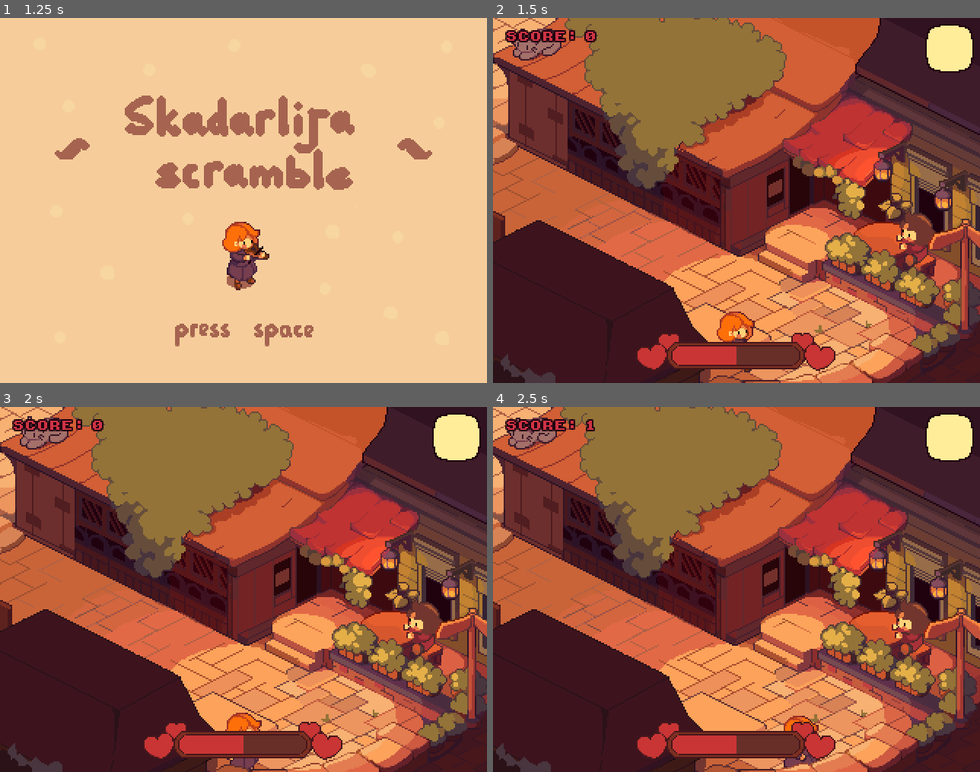
Above: before the commit, frames 1-4 (two rows, left to right).
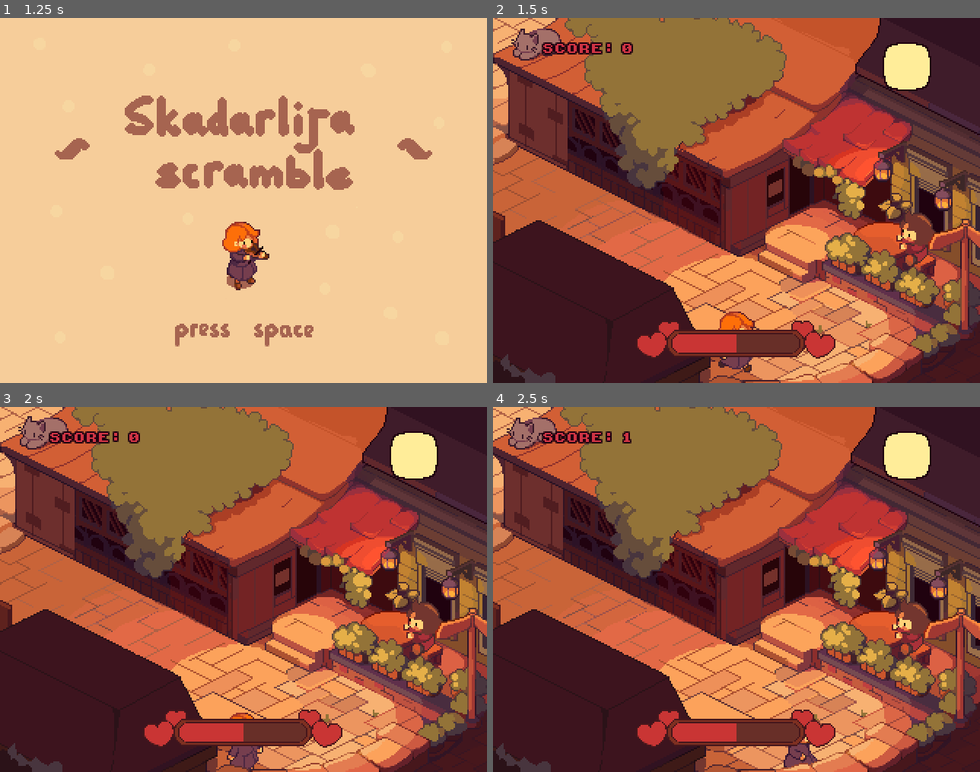
Above: after the commit, the same moments.

Repository: nikolawhallon/SkadarlijaScramble
Game: Godot game, scene res://Scenes/SplashScreen.tscn
Two runs of this game, one before a commit and one after it. Both use one fixed random seed, a clock stepped at 60 frames per second and the inputs below. Sound files missing from this copy of the repository are replaced by a short silence.
Inputs:
- Up to frame 1 (1.25 s): tap Enter (pick_up) at 0.5, 0.6 s; hold Right (move_right) from 0.53 s (still down)
- Up to frame 2 (1.5 s): tap Space (perform) at 1.25, 1.35 s; release Right (move_right) at 1.28 s; hold Down (move_down) from 1.28 s (still down)
- Up to frame 3 (2 s): keep holding Down (move_down); tap Enter (pick_up) at 1.55 s
- Up to frame 4 (2.5 s): release Down (move_down) at 2.03 s; hold Right (move_right) from 2.03 s (still down); tap Enter (pick_up) at 2.1 s

Frame 1 is identical in both runs. In frame 2, 6.6% of the frame differs, in the area x 2-99%, y 2-97%; in frame 3, 6.6%; in frame 4, 6.6%.

Commit message:
changes to work on my raspberry pi

Diff:
--- a/Scenes/DesireBubble.gd
+++ b/Scenes/DesireBubble.gd
@@ -24,9 +24,9 @@
 # note: hacks all the way down
 func action_icon_on(kind):
 	if kind == "coffee":
-		texture = load("res://Assets/UI/serve_coffee.png")
+		texture = load("res://Assets/UI/serve_coffee_gamepad.png")
 	if kind == "food":
-		texture = load("res://Assets/UI/serve_food.png")
+		texture = load("res://Assets/UI/serve_food_gamepad.png")
 
 func action_icon_off():
 	texture = default_texture
--- a/Scenes/Game.tscn
+++ b/Scenes/Game.tscn
@@ -746,7 +746,6 @@
 grow_vertical = 2
 
 [node name="GameOverContainer" type="MarginContainer" parent="CanvasLayer/Control"]
-visible = false
 layout_mode = 1
 anchors_preset = 8
 anchor_left = 0.5
@@ -761,14 +760,15 @@
 grow_vertical = 2
 
 [node name="Label" type="Label" parent="CanvasLayer/Control/GameOverContainer"]
+visible = false
 layout_mode = 2
 theme_override_colors/font_color = Color(0.807843, 0.2, 0.266667, 1)
 theme_override_colors/font_outline_color = Color(0.12549, 0.00784314, 0.0588235, 1)
 theme_override_constants/outline_size = 4
 theme_override_fonts/font = ExtResource("41_e0fxq")
 theme_override_font_sizes/font_size = 8
-text = "       GAME OVER!
-PRESS SPACE TO TRY AGAIN"
+text = "      GAME OVER!
+PRESS A/B TO TRY AGAIN"
 
 [node name="MarginContainer" type="MarginContainer" parent="CanvasLayer/Control"]
 layout_mode = 1
@@ -779,10 +779,10 @@
 offset_top = -32.0
 grow_horizontal = 2
 grow_vertical = 0
-theme_override_constants/margin_left = 8
-theme_override_constants/margin_top = 8
-theme_override_constants/margin_right = 8
-theme_override_constants/margin_bottom = 8
+theme_override_constants/margin_left = 16
+theme_override_constants/margin_top = 16
+theme_override_constants/margin_right = 16
+theme_override_constants/margin_bottom = 16
 
 [node name="HBoxContainer" type="HBoxContainer" parent="CanvasLayer/Control/MarginContainer"]
 layout_mode = 2
@@ -799,10 +799,10 @@
 anchors_preset = 10
 anchor_right = 1.0
 grow_horizontal = 2
-theme_override_constants/margin_left = 8
-theme_override_constants/margin_top = 8
-theme_override_constants/margin_right = 8
-theme_override_constants/margin_bottom = 8
+theme_override_constants/margin_left = 32
+theme_override_constants/margin_top = 16
+theme_override_constants/margin_right = 16
+theme_override_constants/margin_bottom = 16
 
 [node name="HBoxContainer" type="HBoxContainer" parent="CanvasLayer/Control/MarginContainerTop"]
 layout_mode = 2
@@ -835,10 +835,10 @@
 offset_right = 12.0
 offset_bottom = 16.0
 grow_horizontal = 2
-theme_override_constants/margin_left = 4
-theme_override_constants/margin_top = 4
-theme_override_constants/margin_right = 4
-theme_override_constants/margin_bottom = 4
+theme_override_constants/margin_left = 16
+theme_override_constants/margin_top = 16
+theme_override_constants/margin_right = 16
+theme_override_constants/margin_bottom = 16
 
 [node name="CountDown" type="Label" parent="CanvasLayer/Control/MarginContainerCountDown"]
 visible = false
@@ -859,10 +859,10 @@
 offset_left = -40.0
 offset_bottom = 40.0
 grow_horizontal = 0
-theme_override_constants/margin_left = 4
-theme_override_constants/margin_top = 4
-theme_override_constants/margin_right = 4
-theme_override_constants/margin_bottom = 4
+theme_override_constants/margin_left = 16
+theme_override_constants/margin_top = 16
+theme_override_constants/margin_right = 32
+theme_override_constants/margin_bottom = 16
 
 [node name="TextureRect" type="TextureRect" parent="CanvasLayer/Control/MarginContainerItem"]
 layout_mode = 2
--- a/Scenes/PickUpBubble.gd
+++ b/Scenes/PickUpBubble.gd
@@ -5,13 +5,13 @@
 
 func _ready():
 	if kind == "tamburica":
-		texture = load("res://Assets/UI/pick_up_tamburica.png")
+		texture = load("res://Assets/UI/pick_up_tamburica_gamepad.png")
 	elif kind == "violin":
-		texture = load("res://Assets/UI/pick_up_violin.png")
+		texture = load("res://Assets/UI/pick_up_violin_gamepad.png")
 	elif kind == "coffee":
-		texture = load("res://Assets/UI/pick_up_coffee.png")
+		texture = load("res://Assets/UI/pick_up_coffee_gamepad.png")
 	elif kind == "food":
-		texture = load("res://Assets/UI/pick_up_food.png")
+		texture = load("res://Assets/UI/pick_up_food_gamepad.png")
 	visible = false
 
 func _process(_delta):
--- a/Scenes/SplashScreen.gd
+++ b/Scenes/SplashScreen.gd
@@ -4,8 +4,8 @@
 
 # uncomment to special full-screen browser builds
 # I do this in order to get these Godot 4 games working on Raspberry Pi
-#func _input(event):
-#	DisplayServer.window_set_mode(DisplayServer.WINDOW_MODE_FULLSCREEN)
+func _input(event):
+	DisplayServer.window_set_mode(DisplayServer.WINDOW_MODE_FULLSCREEN)
 
 func _process(_delta):
 	if Input.is_action_just_pressed("start"):
--- a/project.godot
+++ b/project.godot
@@ -28,36 +28,42 @@
 "deadzone": 0.5,
 "events": [Object(InputEventKey,"resource_local_to_scene":false,"resource_name":"","device":-1,"window_id":0,"alt_press …(182 unchanged characters)…
 , Object(InputEventJoypadMotion,"resource_local_to_scene":false,"resource_name":"","device":-1,"axis":0,"axis_value":1.0,"script":null)
+, Object(InputEventKey,"resource_local_to_scene":false,"resource_name":"","device":-1,"window_id":0,"alt_pressed":false,"shift_pressed":false,"ctrl_pressed":false,"meta_pressed":false,"pressed":false,"keycode":0,"physical_keycode":70,"key_label":0,"unicode":102,"echo":false,"script":null)
 ]
 }
 move_left={
 "deadzone": 0.5,
 "events": [Object(InputEventKey,"resource_local_to_scene":false,"resource_name":"","device":-1,"window_id":0,"alt_press …(182 unchanged characters)…
 , Object(InputEventJoypadMotion,"resource_local_to_scene":false,"resource_name":"","device":-1,"axis":0,"axis_value":-1.0,"script":null)
+, Object(InputEventKey,"resource_local_to_scene":false,"resource_name":"","device":-1,"window_id":0,"alt_pressed":false,"shift_pressed":false,"ctrl_pressed":false,"meta_pressed":false,"pressed":false,"keycode":0,"physical_keycode":69,"key_label":0,"unicode":101,"echo":false,"script":null)
 ]
 }
 move_up={
 "deadzone": 0.5,
 "events": [Object(InputEventKey,"resource_local_to_scene":false,"resource_name":"","device":-1,"window_id":0,"alt_press …(182 unchanged characters)…
 , Object(InputEventJoypadMotion,"resource_local_to_scene":false,"resource_name":"","device":-1,"axis":1,"axis_value":-1.0,"script":null)
+, Object(InputEventKey,"resource_local_to_scene":false,"resource_name":"","device":-1,"window_id":0,"alt_pressed":false,"shift_pressed":false,"ctrl_pressed":false,"meta_pressed":false,"pressed":false,"keycode":0,"physical_keycode":67,"key_label":0,"unicode":99,"echo":false,"script":null)
 ]
 }
 move_down={
 "deadzone": 0.5,
 "events": [Object(InputEventKey,"resource_local_to_scene":false,"resource_name":"","device":-1,"window_id":0,"alt_press …(182 unchanged characters)…
 , Object(InputEventJoypadMotion,"resource_local_to_scene":false,"resource_name":"","device":-1,"axis":1,"axis_value":1.0,"script":null)
+, Object(InputEventKey,"resource_local_to_scene":false,"resource_name":"","device":-1,"window_id":0,"alt_pressed":false,"shift_pressed":false,"ctrl_pressed":false,"meta_pressed":false,"pressed":false,"keycode":0,"physical_keycode":68,"key_label":0,"unicode":100,"echo":false,"script":null)
 ]
 }
 perform={
 "deadzone": 0.5,
 "events": [Object(InputEventKey,"resource_local_to_scene":false,"resource_name":"","device":-1,"window_id":0,"alt_pressed":false,"shift_pressed":false,"ctrl_pressed":false,"meta_pressed":false,"pressed":false,"keycode":0,"physical_keycode":32,"key_label":0,"unicode":32,"echo":false,"script":null)
 , Object(InputEventJoypadButton,"resource_local_to_scene":false,"resource_name":"","device":-1,"button_index":0,"pressure":0.0,"pressed":true,"script":null)
+, Object(InputEventKey,"resource_local_to_scene":false,"resource_name":"","device":-1,"window_id":0,"alt_pressed":false,"shift_pressed":false,"ctrl_pressed":false,"meta_pressed":false,"pressed":false,"keycode":0,"physical_keycode":74,"key_label":0,"unicode":106,"echo":false,"script":null)
 ]
 }
 pick_up={
 "deadzone": 0.5,
 "events": [Object(InputEventKey,"resource_local_to_scene":false,"resource_name":"","device":-1,"window_id":0,"alt_press …(182 unchanged characters)…
 , Object(InputEventJoypadButton,"resource_local_to_scene":false,"resource_name":"","device":-1,"button_index":1,"pressure":0.0,"pressed":true,"script":null)
+, Object(InputEventKey,"resource_local_to_scene":false,"resource_name":"","device":-1,"window_id":0,"alt_pressed":false,"shift_pressed":false,"ctrl_pressed":false,"meta_pressed":false,"pressed":false,"keycode":0,"physical_keycode":71,"key_label":0,"unicode":103,"echo":false,"script":null)
 ]
 }
 restart={
@@ -65,6 +71,8 @@
 "events": [Object(InputEventKey,"resource_local_to_scene":false,"resource_name":"","device":-1,"window_id":0,"alt_pressed":false,"shift_pressed":false,"ctrl_pressed":false,"meta_pressed":false,"pressed":false,"keycode":0,"physical_keycode":32,"key_label":0,"unicode":32,"echo":false,"script":null)
 , Object(InputEventJoypadButton,"resource_local_to_scene":false,"resource_name":"","device":-1,"button_index":1,"pressure":0.0,"pressed":true,"script":null)
 , Object(InputEventJoypadButton,"resource_local_to_scene":false,"resource_name":"","device":-1,"button_index":0,"pressure":0.0,"pressed":true,"script":null)
+, Object(InputEventKey,"resource_local_to_scene":false,"resource_name":"","device":-1,"window_id":0,"alt_pressed":false,"shift_pressed":false,"ctrl_pressed":false,"meta_pressed":false,"pressed":false,"keycode":0,"physical_keycode":71,"key_label":0,"unicode":103,"echo":false,"script":null)
+, Object(InputEventKey,"resource_local_to_scene":false,"resource_name":"","device":-1,"window_id":0,"alt_pressed":false,"shift_pressed":false,"ctrl_pressed":false,"meta_pressed":false,"pressed":false,"keycode":0,"physical_keycode":74,"key_label":0,"unicode":106,"echo":false,"script":null)
 ]
 }
 start={
@@ -72,6 +80,8 @@
 "events": [Object(InputEventKey,"resource_local_to_scene":false,"resource_name":"","device":-1,"window_id":0,"alt_pressed":false,"shift_pressed":false,"ctrl_pressed":false,"meta_pressed":false,"pressed":false,"keycode":0,"physical_keycode":32,"key_label":0,"unicode":32,"echo":false,"script":null)
 , Object(InputEventJoypadButton,"resource_local_to_scene":false,"resource_name":"","device":-1,"button_index":1,"pressure":0.0,"pressed":true,"script":null)
 , Object(InputEventJoypadButton,"resource_local_to_scene":false,"resource_name":"","device":-1,"button_index":0,"pressure":0.0,"pressed":true,"script":null)
+, Object(InputEventKey,"resource_local_to_scene":false,"resource_name":"","device":-1,"window_id":0,"alt_pressed":false,"shift_pressed":false,"ctrl_pressed":false,"meta_pressed":false,"pressed":false,"keycode":0,"physical_keycode":71,"key_label":0,"unicode":103,"echo":false,"script":null)
+, Object(InputEventKey,"resource_local_to_scene":false,"resource_name":"","device":-1,"window_id":0,"alt_pressed":false,"shift_pressed":false,"ctrl_pressed":false,"meta_pressed":false,"pressed":false,"keycode":0,"physical_keycode":74,"key_label":0,"unicode":106,"echo":false,"script":null)
 ]
 }
 
Binary file added: Assets/UI/pick_up_coffee_gamepad.png
Not shown, added: Assets/UI/pick_up_coffee_gamepad.png.import
Binary file added: Assets/UI/pick_up_food_gamepad.png
Not shown, added: Assets/UI/pick_up_food_gamepad.png.import
Binary file added: Assets/UI/pick_up_tamburica_gamepad.png
Not shown, added: Assets/UI/pick_up_tamburica_gamepad.png.import
Binary file added: Assets/UI/pick_up_violin_gamepad.png
Not shown, added: Assets/UI/pick_up_violin_gamepad.png.import
Binary file added: Assets/UI/serve_coffee_gamepad.png
Not shown, added: Assets/UI/serve_coffee_gamepad.png.import
Binary file added: Assets/UI/serve_food_gamepad.png
Not shown, added: Assets/UI/serve_food_gamepad.png.import
(and 1 more such lines)
